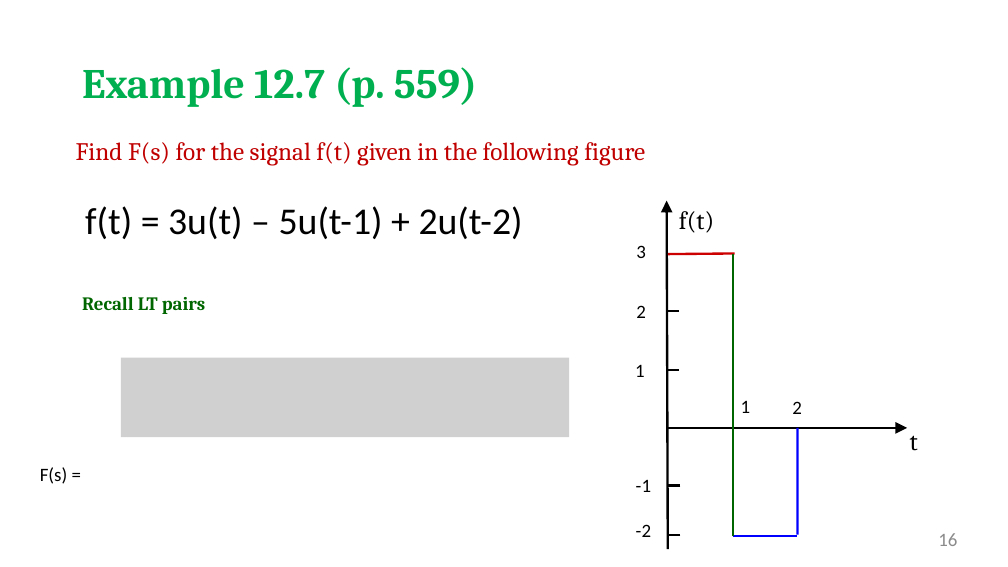
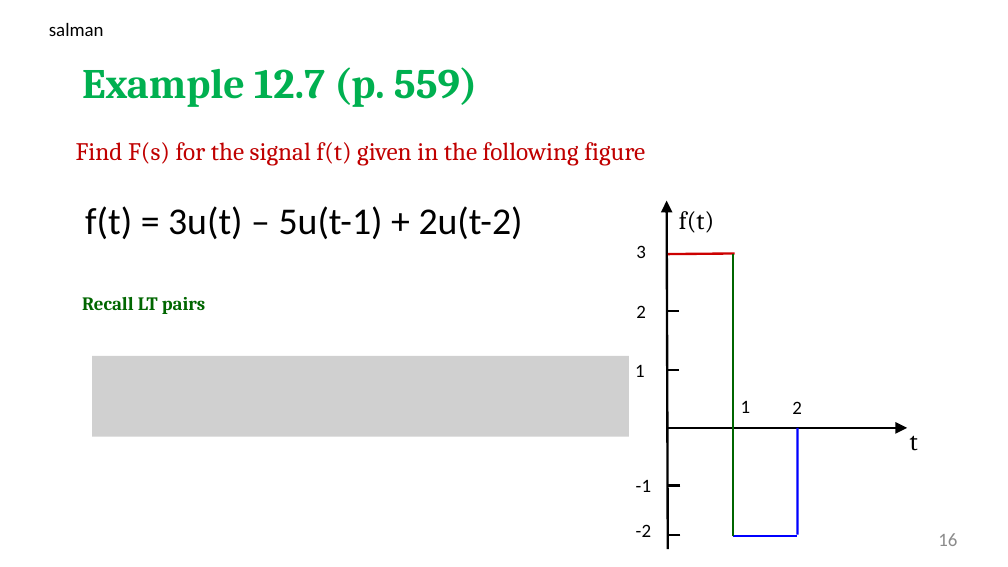
Before and after one commit to salmanrazzaq1993/AUM-WORK, a slide deck: slide 16 of PP WORK/Instructor Version/Week 2/Week 2 lecture 2 LT.pptx. Drawn at 1008x567 pixels with LibreOffice and Linux fonts; fonts in the diff are those of the drawing; grey boxes stand for pictures; background and template pictures are left out. Boxes give left, top, right and bottom in pixels: in the first picture for what was removed or moved away, otherwise in the second. Text is boxed around its words. In the diff, an @@ line names an element or a change of style, - is before the commit and + after.

```diff
--- a/PP WORK/Instructor Version/Week 2/Week 2 lecture 2 LT.pptx
+++ b/PP WORK/Instructor Version/Week 2/Week 2 lecture 2 LT.pptx
@@ text added at [49,23,104,36], 18 pt, text #000000 @@
+salman
@@ picture: place and size @@
-picture at [121,358,569,437]
+picture at [92,356,629,437]
@@ text removed at [40,467,67,484] @@
-F(s) =
```
Also in this commit, not shown: 3 other slides changed, 1 slide added.
